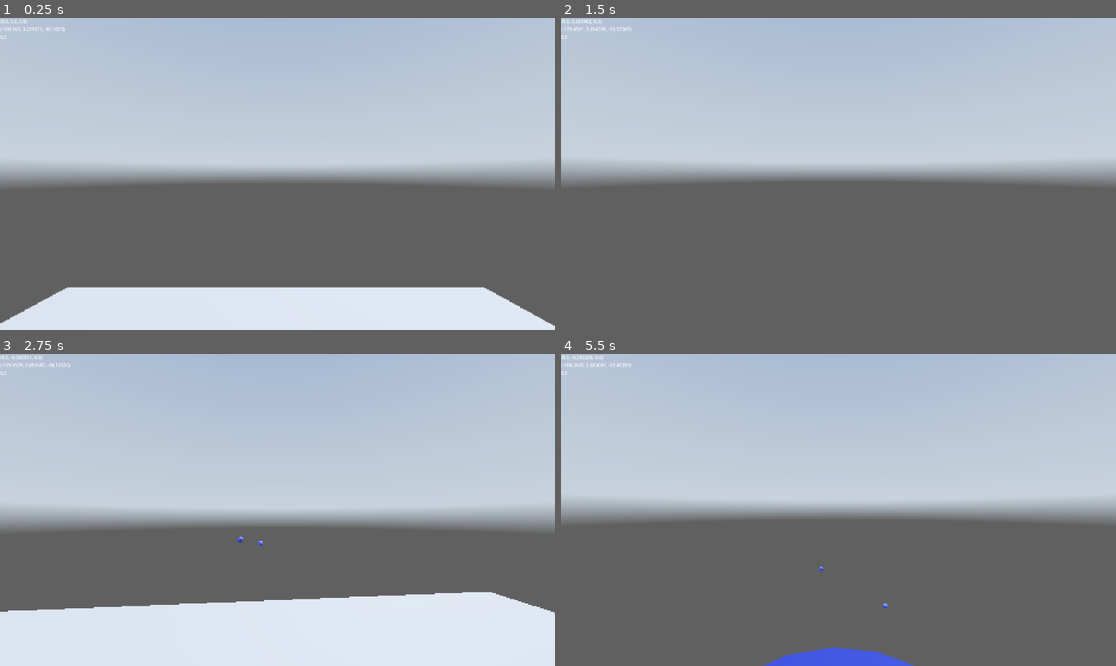
Above: before the commit, frames 1-4 (two rows, left to right).
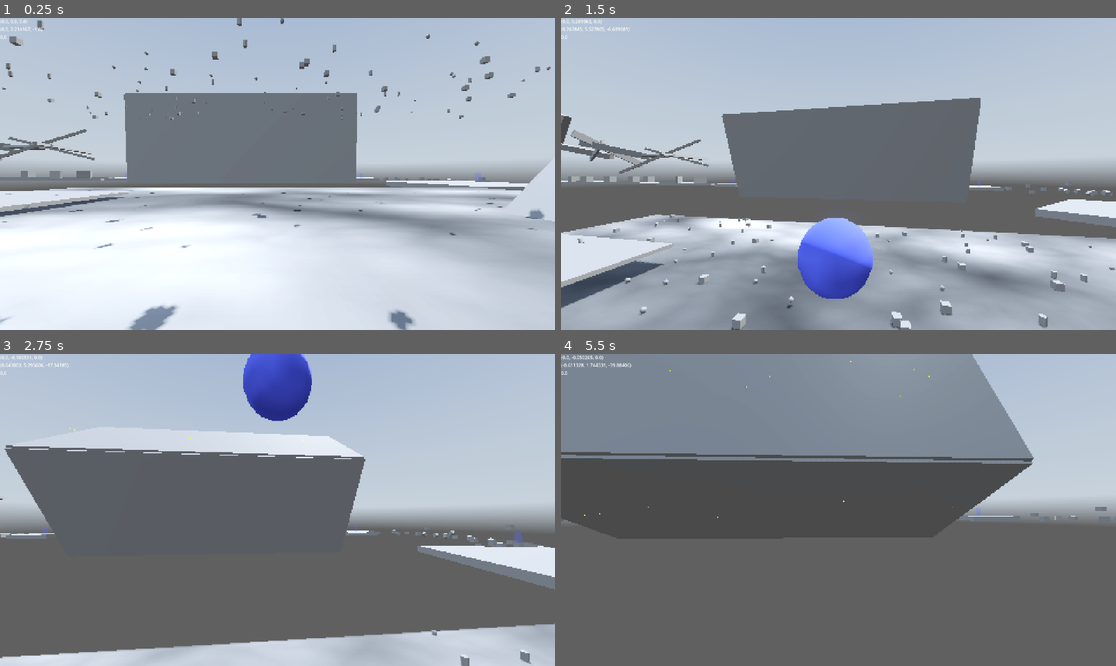
Above: after the commit, the same moments.

Repository: kedalovo/-SG-Movement-Sandbox
Game: Godot game, scene res://Game Container/game_container.tscn
The game is run twice, just before and just after one commit, with the same random seed, the same clock (stepped at 60 frames per second) and the same inputs. A sky picture missing from this copy of the repository is replaced by a grey-blue gradient.
Inputs (mouse positions are in pixels of both pictures, inside the frame that each line leads up to):
- Up to frame 1 (0.25 s): no input
- Up to frame 2 (1.5 s): move the mouse to (866, 174) at 0.52 s; hold W (move_forward) from 0.53 s (still down); tap Space (move_jump) at 0.6, 0.77, 1.07 s; click (866, 174) at 0.67 s; move the mouse to (810, 174) at 1.27 s; tap Shift (move_sprint) at 1.35 s; click (810, 174) at 1.42 s
- Up to frame 3 (2.75 s): keep holding W (move_forward); tap Space (move_jump) at 1.52, 1.55, 1.82, 2.3 s; move the mouse to (288, 503) at 2.02 s; hold E (rotate_clockwise) from 2.03 s (still down); click (288, 503) at 2.17 s
- Up to frame 4 (5.5 s): keep holding W (move_forward); move the mouse to (832, 516) at 2.77 s; release E (rotate_clockwise) at 2.78 s; tap Q (rotate_counter_clockwise) at 2.85 s; click (832, 516) at 2.92 s; tap Space (move_jump) at 3.02, 3.05, 3.32, 3.6, 3.77, 4.07, 4.52, 4.55, 4.82, 5.3 s; move the mouse to (877, 513) at 3.52 s; click (877, 513) at 3.67 s; move the mouse to (794, 506) at 4.27 s; tap Shift (move_sprint) at 4.35 s; click (794, 506) at 4.42 s; move the mouse to (844, 510) at 5.02 s; hold E (rotate_clockwise) from 5.03 s (still down); click (844, 510) at 5.17 s

The runs differ from the first frame. In frame 1, 48% of the frame differs, in the area x 0-100%, y 0-100%; in frame 2, 46%; in frame 3, 38%; in frame 4, 44%.

Commit message:
Changed pellet shooting mechanic, tweaked shulker tower to be more doable, added lights to shulker tower, added simple visual explosion to pellets. Fixed things not despawning at world boundary, fixed pellets not exploding on some platforms.

Diff:
--- a/Game/game.gd
+++ b/Game/game.gd
@@ -39,9 +39,9 @@
 		var new_junk: RigidBody3D = [CAN, BALL, CUBE].pick_random().instantiate()
 		var initial_pos: Vector3 = Vector3(-12.549, 15.224, -85.909)
 		junk.add_child(new_junk)
-		junk.global_position.x = initial_pos.x + randf_range(-30.0, 30.0)
-		junk.global_position.y = initial_pos.y + randf_range(-10.0, 10.0)
-		junk.global_position.z = initial_pos.z + randf_range(-10.0, 10.0)
+		new_junk.global_position.x = initial_pos.x + randf_range(-30.0, 30.0)
+		new_junk.global_position.y = initial_pos.y + randf_range(-10.0, 10.0)
+		new_junk.global_position.z = initial_pos.z + randf_range(-10.0, 10.0)
 
 
 func _input(event: InputEvent) -> void:
@@ -67,5 +67,5 @@
 func _on_world_boundary_body_entered(body: Node3D) -> void:
 	if body is Player:
 		player.reset()
-	elif body.get_parent() in get_tree().get_nodes_in_group(&"Junk"):
+	elif body.get_parent() in get_tree().get_nodes_in_group(&"Junk") or body is Pellet:
 		body.queue_free()
--- a/Game/game.tscn
+++ b/Game/game.tscn
@@ -308,12 +308,10 @@
 [node name="Gravity Field" parent="Gravity Fields" instance=ExtResource("4_jcm6v")]
 transform = Transform3D(1, 0, 0, 0, 1, 0, 0, 0, 1, 0, 6, 16.9677)
 field_size = Vector3(15, 15, 15)
-gravity_force = 9.8
 
 [node name="Gravity Field2" parent="Gravity Fields" instance=ExtResource("4_jcm6v")]
 transform = Transform3D(1, 0, 0, 0, 1, 0, 0, 0, 1, 0, 1.53023, -14.4393)
 field_size = Vector3(2, 2, 10)
-gravity_force = 9.8
 
 [node name="Gravity Field3" parent="Gravity Fields" instance=ExtResource("4_jcm6v")]
 transform = Transform3D(1, 0, 0, 0, 1, 0, 0, 0, 1, -205.309, 10, -55.0451)
@@ -323,7 +321,7 @@
 gravity_force = 4.0
 
 [node name="Player" parent="." instance=ExtResource("4_fwxkx")]
-transform = Transform3D(1, 0, 0, 0, 1, 0, 0, 0, 1, -180.163, 3, -86.1023)
+transform = Transform3D(1, 0, 0, 0, 1, 0, 0, 0, 1, 0, 2, 0)
 air_control = 0.7
 mouse_sensitivity = 0.12
 
@@ -514,7 +512,7 @@
 [node name="Wait Timer" type="Timer" parent="Platforms/Platform7"]
 one_shot = true
 
-[node name="Body" type="AnimatableBody3D" parent="Platforms/Platform7"]
+[node name="Body" type="AnimatableBody3D" parent="Platforms/Platform7" groups=["Floor"]]
 collision_mask = 22
 sync_to_physics = false
 
@@ -555,7 +553,6 @@
 
 [node name="Gravity Field" parent="Platforms/Platform7" instance=ExtResource("4_jcm6v")]
 field_size = Vector3(80, 30, 30)
-gravity_force = 9.8
 is_glowing = true
 
 [node name="Platform8" parent="Platforms" instance=ExtResource("5_fwxkx")]
@@ -591,7 +588,7 @@
 [node name="Wait Timer" type="Timer" parent="Platforms/Platform9"]
 one_shot = true
 
-[node name="Body" type="AnimatableBody3D" parent="Platforms/Platform9"]
+[node name="Body" type="AnimatableBody3D" parent="Platforms/Platform9" groups=["Floor"]]
 collision_mask = 22
 sync_to_physics = false
 
@@ -658,7 +655,7 @@
 [node name="Wait Timer" type="Timer" parent="Platforms/Zero Gravity/Platform10"]
 one_shot = true
 
-[node name="Body" type="AnimatableBody3D" parent="Platforms/Zero Gravity/Platform10"]
+[node name="Body" type="AnimatableBody3D" parent="Platforms/Zero Gravity/Platform10" groups=["Floor"]]
 collision_mask = 22
 sync_to_physics = false
 
@@ -706,7 +703,7 @@
 [node name="Wait Timer" type="Timer" parent="Platforms/Zero Gravity/Platform11"]
 one_shot = true
 
-[node name="Body" type="AnimatableBody3D" parent="Platforms/Zero Gravity/Platform11"]
+[node name="Body" type="AnimatableBody3D" parent="Platforms/Zero Gravity/Platform11" groups=["Floor"]]
 collision_mask = 22
 sync_to_physics = false
 
@@ -769,7 +766,7 @@
 [node name="Wait Timer" type="Timer" parent="Platforms/Zero Gravity/Platform12"]
 one_shot = true
 
-[node name="Body" type="AnimatableBody3D" parent="Platforms/Zero Gravity/Platform12"]
+[node name="Body" type="AnimatableBody3D" parent="Platforms/Zero Gravity/Platform12" groups=["Floor"]]
 collision_mask = 22
 sync_to_physics = false
 
@@ -977,9 +974,8 @@
 [node name="Platform10" parent="Platforms/Jumping Cubes 2" instance=ExtResource("5_fwxkx")]
 transform = Transform3D(1, 0, 0, 0, 1, 0, 0, 0, 1, -17, 9, 50)
 size = Vector3(3, 1, 1)
-destination_pos = Vector3(0, 5, 5)
+destination_pos = Vector3(0, 7, 7)
 time = 2.0
-rot_speed = Vector3(0.5, 0, 0)
 wait_time = 1.0
 trans_type = 0
 
@@ -1013,19 +1009,21 @@
 size = Vector3(3, 1, 3)
 destination_pos = Vector3(10, 5, 5)
 time = 3.0
+wait_time = 1.0
 
 [node name="Platform8" parent="Platforms/Shulker Tower" instance=ExtResource("5_fwxkx")]
 transform = Transform3D(1, 0, 0, 0, 1, 0, 0, 0, 1, 6, 8, 2)
 size = Vector3(2, 1, 2)
 destination_pos = Vector3(-7, 3, -5)
 time = 2.0
-rot_speed = Vector3(0.2, 0, 0)
+rot_speed = Vector3(0, 0.2, 0)
+wait_time = 1.0
 trans_type = 0
 
 [node name="Platform9" parent="Platforms/Shulker Tower" instance=ExtResource("5_fwxkx")]
 transform = Transform3D(1, 0, 0, 0, 1, 0, 0, 0, 1, 0, 12, 0)
 destination_pos = Vector3(-8, 10, 8)
-time = 1.0
+time = 3.0
 rot_speed = Vector3(0, 1, 0)
 wait_time = 3.0
 
@@ -1033,14 +1031,14 @@
 transform = Transform3D(1, 0, 0, 0, 1, 0, 0, 0, 1, -6, 22, 4)
 size = Vector3(6, 1, 1)
 destination_pos = Vector3(10, 10, -10)
-time = 1.0
+time = 3.0
 rot_speed = Vector3(0, 0.5, 0)
 wait_time = 1.0
 
 [node name="Platform11" parent="Platforms/Shulker Tower" instance=ExtResource("5_fwxkx")]
 transform = Transform3D(1, 0, 0, 0, 1, 0, 0, 0, 1, 5, 33, -4)
 destination_pos = Vector3(-14, 0, 13)
-time = 1.0
+time = 3.0
 wait_time = 5.0
 
 [node name="Platform12" parent="Platforms/Shulker Tower" instance=ExtResource("5_fwxkx")]
@@ -1058,10 +1056,62 @@
 size = Vector3(1, 10, 1)
 rot_speed = Vector3(-1, 0, 0)
 
+[node name="Platform15" parent="Platforms/Shulker Tower" instance=ExtResource("5_fwxkx")]
+transform = Transform3D(1, 0, 0, 0, 1, 0, 0, 0, 1, 12.9095, 41.4923, 0)
+size = Vector3(5, 1, 5)
+
+[node name="SpotLight3D" type="SpotLight3D" parent="Platforms/Shulker Tower"]
+transform = Transform3D(-0.5, 0.224144, -0.836516, 1.54268e-08, 0.965926, 0.258819, 0.866025, 0.12941, -0.482963, -8.9866, 27.9632, -9)
+light_color = Color(0.660156, 1, 0.673431, 1)
+light_energy = 5.0
+shadow_enabled = true
+spot_range = 30.0
+spot_angle = 24.4612
+
+[node name="SpotLight3D2" type="SpotLight3D" parent="Platforms/Shulker Tower"]
+transform = Transform3D(-0.5, 0.224144, -0.836516, 1.54268e-08, 0.965926, 0.258819, 0.866025, 0.12941, -0.482963, -8.9866, 39.9632, -9)
+light_color = Color(0.660156, 0.665466, 1, 1)
+light_energy = 5.0
+shadow_enabled = true
+spot_range = 30.0
+spot_angle = 24.4612
+
+[node name="SpotLight3D3" type="SpotLight3D" parent="Platforms/Shulker Tower"]
+transform = Transform3D(-0.5, 0.224144, -0.836516, 1.54268e-08, 0.965926, 0.258819, 0.866025, 0.12941, -0.482963, -8.9866, 10.9632, -9)
+light_color = Color(0.965485, 1, 0.660156, 1)
+light_energy = 5.0
+shadow_enabled = true
+spot_range = 30.0
+spot_angle = 24.4612
+
+[node name="SpotLight3D4" type="SpotLight3D" parent="Platforms/Shulker Tower"]
+transform = Transform3D(0.707107, -0.353553, -0.612372, -6.39526e-09, 0.866025, -0.5, 0.707107, 0.353553, 0.612372, -8.9866, 10.9632, 9)
+light_color = Color(0.97345, 0.660156, 1, 1)
+light_energy = 5.0
+shadow_enabled = true
+spot_range = 30.0
+spot_angle = 24.4612
+
+[node name="SpotLight3D5" type="SpotLight3D" parent="Platforms/Shulker Tower"]
+transform = Transform3D(0.707107, -0.353553, -0.612372, -6.39526e-09, 0.866025, -0.5, 0.707107, 0.353553, 0.612372, -8.9866, 22.9632, 9)
+light_color = Color(1, 0.660156, 0.660156, 1)
+light_energy = 5.0
+shadow_enabled = true
+spot_range = 30.0
+spot_angle = 24.4612
+
+[node name="SpotLight3D6" type="SpotLight3D" parent="Platforms/Shulker Tower"]
+transform = Transform3D(0.707107, -0.353553, -0.612372, -6.39526e-09, 0.866025, -0.5, 0.707107, 0.353553, 0.612372, -8.9866, 31.9632, 9)
+light_color = Color(1, 0.843353, 0.660156, 1)
+light_energy = 5.0
+shadow_enabled = true
+spot_range = 30.0
+spot_angle = 24.4612
+
 [node name="World Boundary" type="Area3D" parent="."]
 transform = Transform3D(1, 0, 0, 0, 1, 0, 0, 0, 1, 0, -4.53568, 0)
 collision_layer = 0
-collision_mask = 2
+collision_mask = 22
 
 [node name="Collision" type="CollisionShape3D" parent="World Boundary"]
 shape = SubResource("WorldBoundaryShape3D_fwxkx")
@@ -1082,6 +1132,9 @@
 
 [node name="Checkpoint5" parent="Checkpoints" instance=ExtResource("6_qmv3x")]
 transform = Transform3D(1, 0, 0, 0, 1, 0, 0, 0, 1, -201, 17, -21)
+
+[node name="Checkpoint6" parent="Checkpoints" instance=ExtResource("6_qmv3x")]
+transform = Transform3D(1, 0, 0, 0, 1, 0, 0, 0, 1, -192, 58.5, -10)
 
 [node name="AnimationPlayer" type="AnimationPlayer" parent="."]
 libraries = {
--- a/Gravity Field/gravity_field.tscn
+++ b/Gravity Field/gravity_field.tscn
@@ -31,7 +31,6 @@
 
 [node name="Gravity Field" type="Node3D"]
 script = ExtResource("1_uoc06")
-gravity_force = null
 
 [node name="Area" type="Area3D" parent="."]
 collision_layer = 8
--- a/Pellet/pellet.gd
+++ b/Pellet/pellet.gd
@@ -1,11 +1,31 @@
 extends RigidBody3D
 
 
+class_name Pellet
+
+
 @onready var area: Area3D = $Area
+@onready var animation_player: AnimationPlayer = $AnimationPlayer
+@onready var mesh: CSGMesh3D = $CSGMesh3D
 
 
 @export var force: int = 0
 @export var repel_force: int = 0
+
+
+func _ready() -> void:
+	var new_mesh := SphereMesh.new()
+	new_mesh.radius = 0.2
+	new_mesh.height = 0.4
+	new_mesh.radial_segments = 16
+	new_mesh.rings = 8
+
+	var new_material := StandardMaterial3D.new()
+	new_material.transparency = BaseMaterial3D.TRANSPARENCY_ALPHA
+	new_material.albedo_color = Color("5c67ff")
+
+	new_mesh.material = new_material
+	mesh.mesh = new_mesh
 
 
 func _on_body_entered(body: Node) -> void:
@@ -19,4 +39,4 @@
 			body.apply_impulse((body.global_position - global_position).normalized() * repel_force)
 		elif body is Player:
 			body.velocity += (body.global_position - global_position).normalized() * repel_force * 2
-	queue_free()
+	animation_player.play(&"explode")
--- a/Pellet/pellet.tscn
+++ b/Pellet/pellet.tscn
@@ -1,9 +1,10 @@
-[gd_scene load_steps=6 format=3 uid="uid://b81rxadrvply1"]
+[gd_scene load_steps=9 format=3 uid="uid://b81rxadrvply1"]
 
 [ext_resource type="Script" uid="uid://ddv4rsbf366vf" path="res://Pellet/pellet.gd" id="1_glmsb"]
 
 [sub_resource type="StandardMaterial3D" id="StandardMaterial3D_22ug1"]
-albedo_color = Color(0.359946, 0.402284, 1, 1)
+transparency = 1
+albedo_color = Color(0.36, 0.402, 1, 1)
 
 [sub_resource type="SphereMesh" id="SphereMesh_glmsb"]
 material = SubResource("StandardMaterial3D_22ug1")
@@ -17,6 +18,82 @@
 
 [sub_resource type="SphereShape3D" id="SphereShape3D_44i08"]
 radius = 3.0
+
+[sub_resource type="Animation" id="Animation_glmsb"]
+resource_name = "explode"
+length = 0.1
+step = 0.1
+tracks/0/type = "value"
+tracks/0/imported = false
+tracks/0/enabled = true
+tracks/0/path = NodePath("CSGMesh3D:scale")
+tracks/0/interp = 1
+tracks/0/loop_wrap = true
+tracks/0/keys = {
+"times": PackedFloat32Array(0, 0.1),
+"transitions": PackedFloat32Array(1, 1),
+"update": 0,
+"values": [Vector3(1, 1, 1), Vector3(3, 3, 3)]
+}
+tracks/1/type = "value"
+tracks/1/imported = false
+tracks/1/enabled = true
+tracks/1/path = NodePath("CSGMesh3D:mesh:material:albedo_color")
+tracks/1/interp = 1
+tracks/1/loop_wrap = true
+tracks/1/keys = {
+"times": PackedFloat32Array(0, 0.1),
+"transitions": PackedFloat32Array(1, 1),
+"update": 0,
+"values": [Color(0.36, 0.402, 1, 1), Color(0.36, 0.402, 1, 0)]
+}
+tracks/2/type = "method"
+tracks/2/imported = false
+tracks/2/enabled = true
+tracks/2/path = NodePath(".")
+tracks/2/interp = 1
+tracks/2/loop_wrap = true
+tracks/2/keys = {
+"times": PackedFloat32Array(0.1),
+"transitions": PackedFloat32Array(1),
+"values": [{
+"args": [],
+"method": &"queue_free"
+}]
+}
+
+[sub_resource type="Animation" id="Animation_u0jda"]
+length = 0.001
+tracks/0/type = "value"
+tracks/0/imported = false
+tracks/0/enabled = true
+tracks/0/path = NodePath("CSGMesh3D:scale")
+tracks/0/interp = 1
+tracks/0/loop_wrap = true
+tracks/0/keys = {
+"times": PackedFloat32Array(0),
+"transitions": PackedFloat32Array(1),
+"update": 0,
+"values": [Vector3(1, 1, 1)]
+}
+tracks/1/type = "value"
+tracks/1/imported = false
+tracks/1/enabled = true
+tracks/1/path = NodePath("CSGMesh3D:mesh:material:albedo_color")
+tracks/1/interp = 1
+tracks/1/loop_wrap = true
+tracks/1/keys = {
+"times": PackedFloat32Array(0),
+"transitions": PackedFloat32Array(1),
+"update": 0,
+"values": [Color(0.36, 0.402, 1, 1)]
+}
+
+[sub_resource type="AnimationLibrary" id="AnimationLibrary_44i08"]
+_data = {
+&"RESET": SubResource("Animation_u0jda"),
+&"explode": SubResource("Animation_glmsb")
+}
 
 [node name="Pellet" type="RigidBody3D"]
 collision_layer = 16
@@ -40,4 +117,9 @@
 [node name="CollisionShape3D" type="CollisionShape3D" parent="Area"]
 shape = SubResource("SphereShape3D_44i08")
 
+[node name="AnimationPlayer" type="AnimationPlayer" parent="."]
+libraries = {
+&"": SubResource("AnimationLibrary_44i08")
+}
+
 [connection signal="body_entered" from="." to="." method="_on_body_entered"]
--- a/Platform/platform.tscn
+++ b/Platform/platform.tscn
@@ -79,7 +79,7 @@
 [node name="Wait Timer" type="Timer" parent="."]
 one_shot = true
 
-[node name="Body" type="AnimatableBody3D" parent="."]
+[node name="Body" type="AnimatableBody3D" parent="." groups=["Floor"]]
 collision_mask = 22
 sync_to_physics = false
 
--- a/Player/player.gd
+++ b/Player/player.gd
@@ -8,7 +8,7 @@
 
 
 @export var speed: float = 5.0
-@export var jump_velocity: float = 4.5
+@export var jump_velocity: float = 5.0
 @export var acceleration: float = 15.0
 @export var max_speed: float = 8.0
 @export var sprint_speed: float = 4.0
@@ -80,7 +80,7 @@
 		if e.is_pressed() and e.button_index == MOUSE_BUTTON_LEFT and can_shoot:
 			can_shoot = false
 			shoot_timer.start()
-			shooting.emit(global_position, shoot_reference.global_position - global_position)
+			shooting.emit(shoot_reference.global_position, shoot_reference.global_position - global_position + Vector3(0.0, -0.5, 0.0) * (up_marker.global_position - global_position).normalized())
 		elif e.is_pressed() and e.button_index == MOUSE_BUTTON_WHEEL_DOWN:
 			position_offset.position.z = clampf(position_offset.position.z + zoom_force, 0.0, zoom_limit)
 		elif e.is_pressed() and e.button_index == MOUSE_BUTTON_WHEEL_UP:
@@ -101,6 +101,8 @@
 	# Handle jump.
 	if Input.is_action_just_pressed(&"move_jump") and (is_on_floor() or is_coyote_time) and !is_in_gravity:
 		velocity.y = jump_velocity
+	if Input.is_action_just_released(&"move_jump") and !is_on_floor() and !is_in_gravity:
+		pass
 
 	if Input.is_action_pressed(&"rotate_clockwise") and is_in_gravity:
 		rotation.z -= delta / 2
--- a/Player/player.tscn
+++ b/Player/player.tscn
@@ -25,7 +25,7 @@
 shape = SubResource("CapsuleShape3D_4flbx")
 
 [node name="Camera Gymbal" type="Marker3D" parent="."]
-transform = Transform3D(1, 0, 0, 0, 1, 0, 0, 0, 1, 0, 0.507404, 0)
+transform = Transform3D(1, 0, 0, 0, 1, 0, 0, 0, 1, 0, 0.5, 0)
 
 [node name="Position Offset" type="Marker3D" parent="Camera Gymbal"]
 
--- a/project.godot
+++ b/project.godot
@@ -93,6 +93,7 @@
 
 3d/physics_engine="Jolt Physics"
 jolt_physics_3d/limits/temporary_memory_buffer_size=64
+jolt_physics_3d/limits/world_boundary_shape_size=10000.0
 jolt_physics_3d/limits/max_contact_constraints=61440
 
 [rendering]
